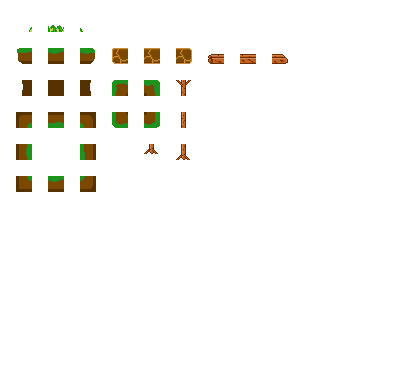
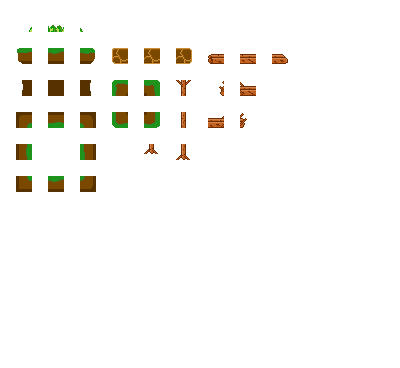
Revision of a layered 400 x 368 image; what changed, layer by layer:
painted on "リリース" over [208, 81, 256, 128]
